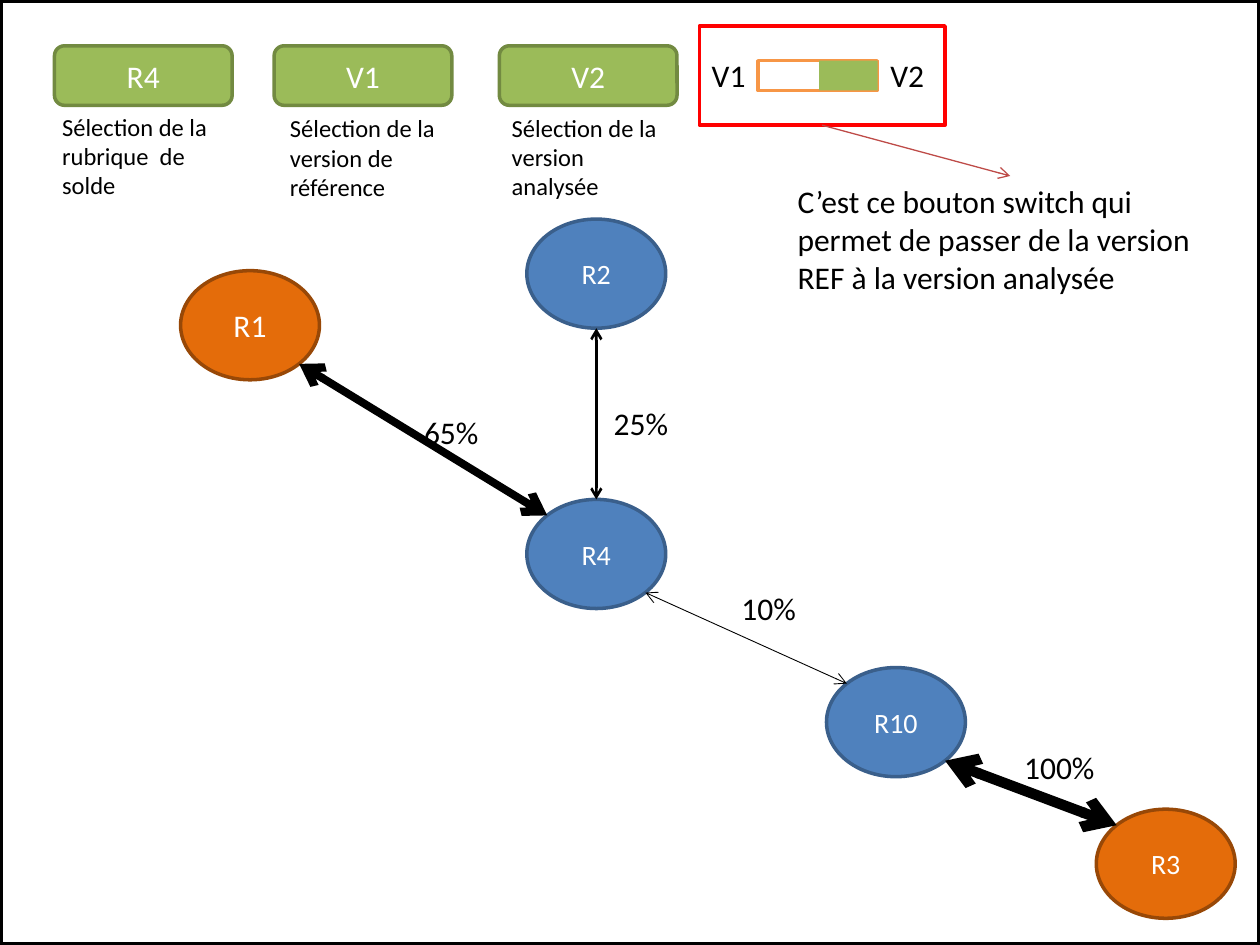
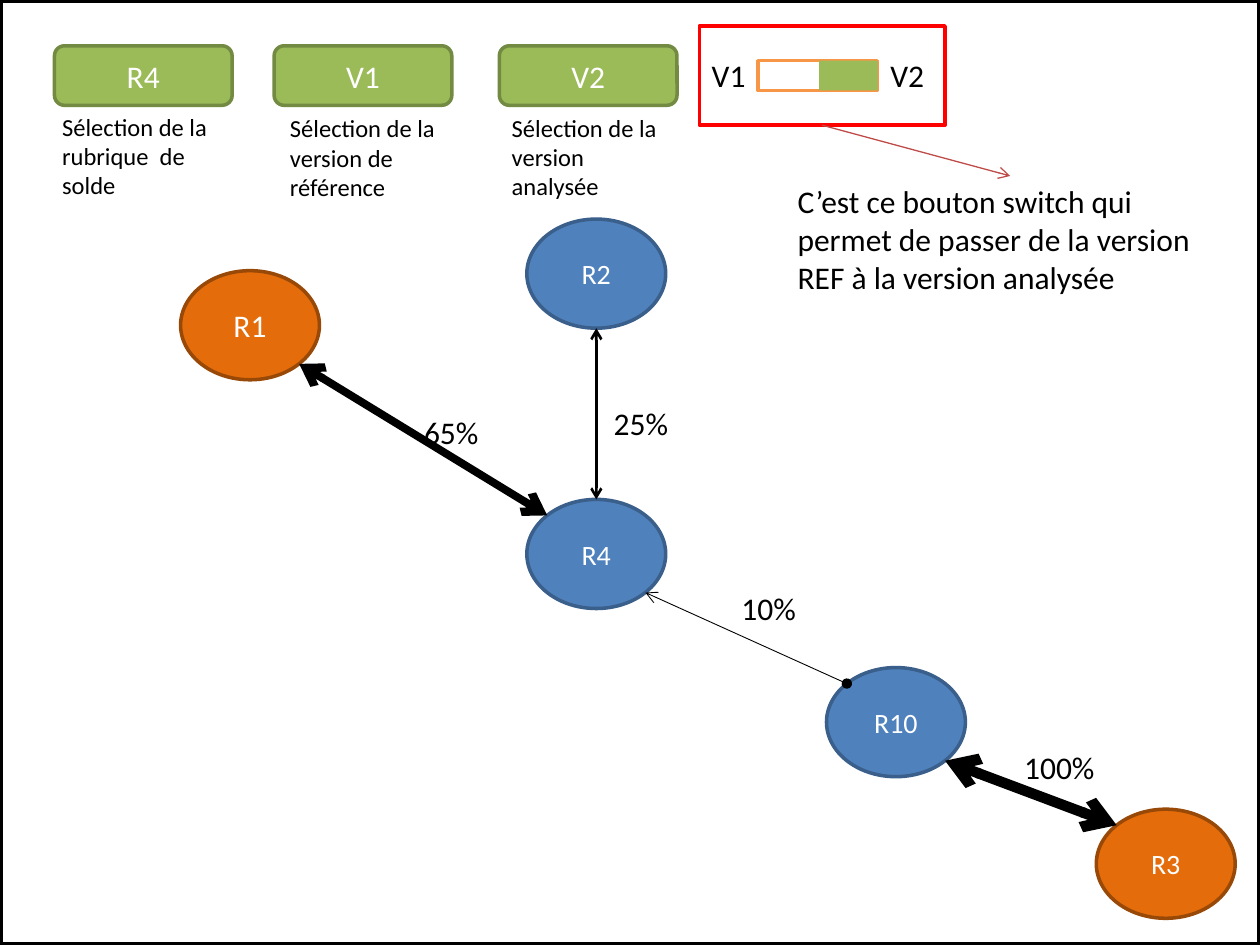
Before and after one commit to brunB/VISUAl_RS, a slide deck: slide 4 of Documentations/description_fonctionnelle_du_besoin.pptx. Drawn at 1260x945 pixels with LibreOffice and Linux fonts; fonts in the diff are those of the drawing. Boxes give left, top, right and bottom in pixels: in the first picture for what was removed or moved away, otherwise in the second. Text is boxed around its words. In the diff, an @@ line names an element or a change of style, - is before the commit and + after.

```diff
--- a/Documentations/description_fonctionnelle_du_besoin.pptx
+++ b/Documentations/description_fonctionnelle_du_besoin.pptx
@@ double arrow (645, 592) - (847, 684): arrowheads changed @@
```
Also in this commit, not shown: 2 other slides changed, 1 other file.
